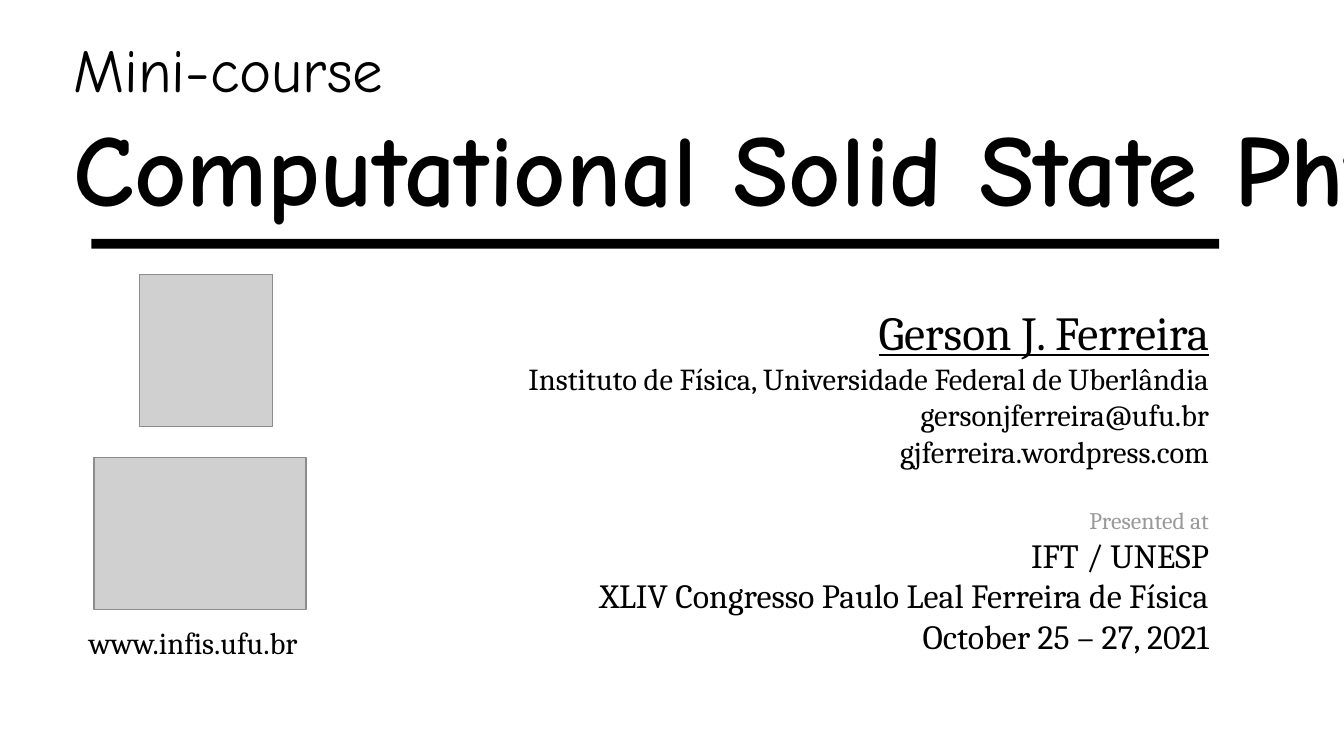
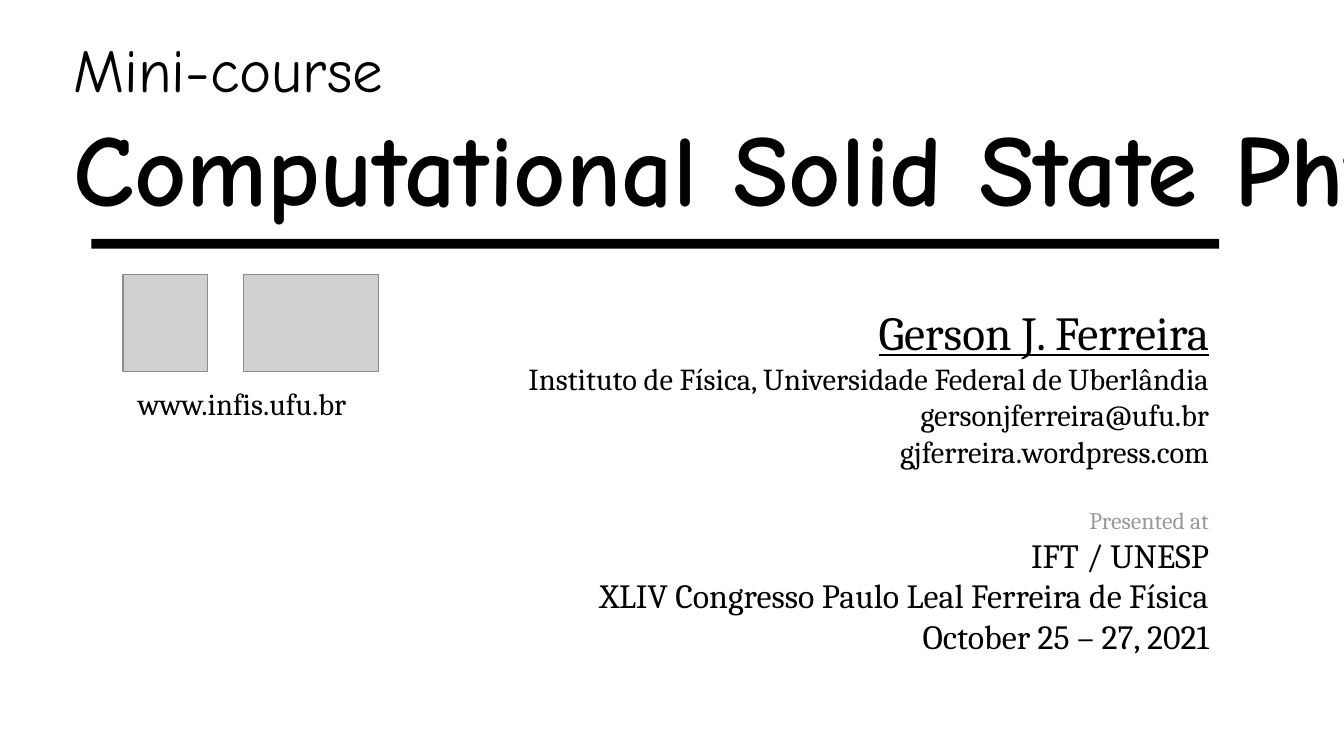
Before and after one commit to gersonjferreira/minicurso-ift-2021, a slide deck: slide 1 of Intro.odp. Drawn at 1344x756 pixels with LibreOffice and Linux fonts; fonts in the diff are those of the drawing; grey boxes stand for pictures. Boxes give left, top, right and bottom in pixels: in the first picture for what was removed or moved away, otherwise in the second. Text is boxed around its words. In the diff, an @@ line names an element or a change of style, - is before the commit and + after.

```diff
--- a/Intro.odp
+++ b/Intro.odp
@@ picture: place and size @@
-picture at <box>139,274,272,427</box>
+picture at <box>123,274,209,372</box>
@@ picture: place and size @@
-picture at <box>94,457,306,610</box>
+picture at <box>244,274,379,372</box>
@@ text "www.infis.ufu.br": place and size @@
-text "www.infis.ufu.br" at <box>89,632,297,655</box>
+text "www.infis.ufu.br" at <box>138,393,346,416</box>
```
Also in this commit, not shown: 1 other slide changed, 1 other file.
